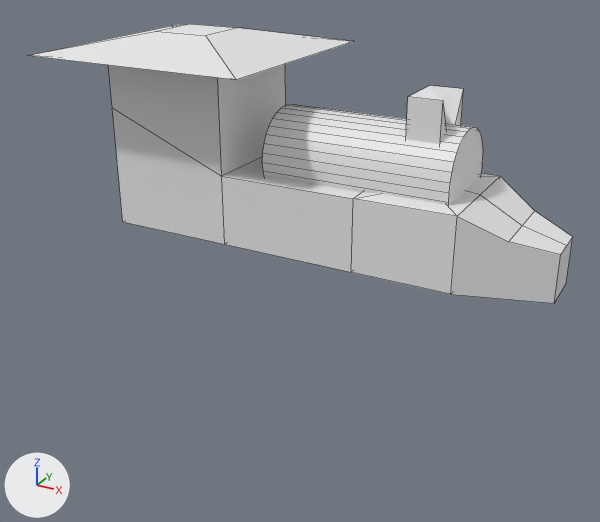
Before and after pictures for a commit that changed the Blender file trem.blend.
Before and after are seen from a camera (50 mm lens) standing at (5.05, -11.21, 5.17) and looking at (-1.07, -0.08, -0.39). Arrows for +X, +Y and +Z are at lower left; the lights stay in place. Mesh edges are drawn as thin lines. The same objects are shown in both versions, whatever each file hides.

Before the edit, the objects in view are built like this:
```python
me_cube = bpy.data.meshes.new('Cube')
me_cube.from_pydata(...)  # 57 vertices, 53 faces; spans x -1.86..6.17, y -1.83..1.83, z -1.1..2.15
me_cube.materials.append(mat_material)  # white #e7e7e7
# before: 21 (-1.0, -1.0, 1.7), 22 (-1.0, 1.0, 1.7), 23 (1.09, 1.0, 1.7), 24 (1.09, -1.0, 1.7)
me_cylinder = bpy.data.meshes.new('Cylinder')
me_cylinder.from_pydata(...)  # a 32-sided cylinder along z spanning x -1.0..1.0, y -1.0..1.0, z -3.08..1.0
ob_cube = bpy.data.objects.new('Cube', me_cube)
ob_cube.location = (-3.03, 0.0, 1.07)
ob_cylinder = bpy.data.objects.new('Cylinder', me_cylinder)
ob_cylinder.location = (0.88, 0.02, 1.44)
ob_cylinder.rotation_euler = (0.0, 1.571, 0.0)  # degrees (0, 90, 0)
ob_cylinder.scale = (0.734, 0.734, 0.734)
```
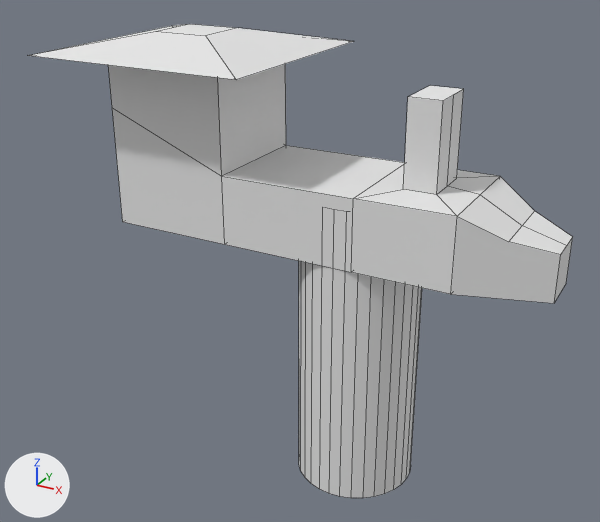
Commit message: incluindo Roda

Where the newer file only moved an object's origin or applied its transform, the numbers keep the older frame.

The change, as a list of edits to the scene's bpy script:
```text
Change me_cylinder:
    where me_cylinder.from_pydata(...)  # 64 vertices, 34 faces; spans x -1.0..1.0, y -1.0..1.0, z -3.08..1.0
    used by ob_cylinder; location = (0.88, 0.02, 1.44); rotation_euler = (0.0, 1.571, 0.0), in degrees (0, 90, 0); scale = (0.734, 0.734, 0.734)
    me_cylinder part 1: the whole mesh is multiplied about its middle by the matrix ((0.0, 0.0, -1.711), (0.0, 1.362, 0.0), (1.362, 0.0, 0.0)), then moved by (4.09, -0.02, -0.16)
Change me_cube:
    where me_cube.from_pydata(...)  # 57 vertices, 53 faces; spans x -1.86..6.17, y -1.83..1.83, z -1.1..2.15
    used by ob_cube; location = (-3.03, 0.0, 1.07)
    me_cube part 2
    add for i in [*range(21, 25)]: me_cube.vertices[i].co += Vector((0.0, 0.0, 0.06))
    me_cube part 3
    me_cube.vertices[52].co: (4.37, 0.0, 0.72) -> (4.37, 0.0, 1.56)
```

Changed parts and their boxes [x1, y1, x2, y2] in the pictures (600 x 522 px; the box of a moved part takes in the faces that stretch with it):
'Cylinder', reshaped: before [262, 104, 483, 205]; after [299, 261, 422, 498]
part 2 of me_cube, moved or reshaped: [108, 64, 286, 176] in both
part 3 of me_cube, moved or reshaped: before [409, 86, 464, 143]; after [409, 86, 464, 194]
